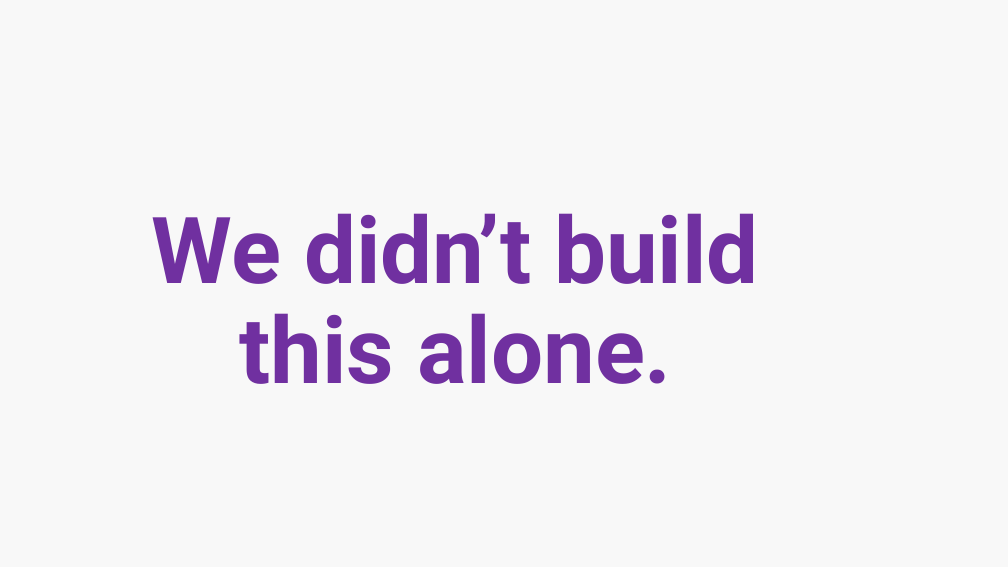
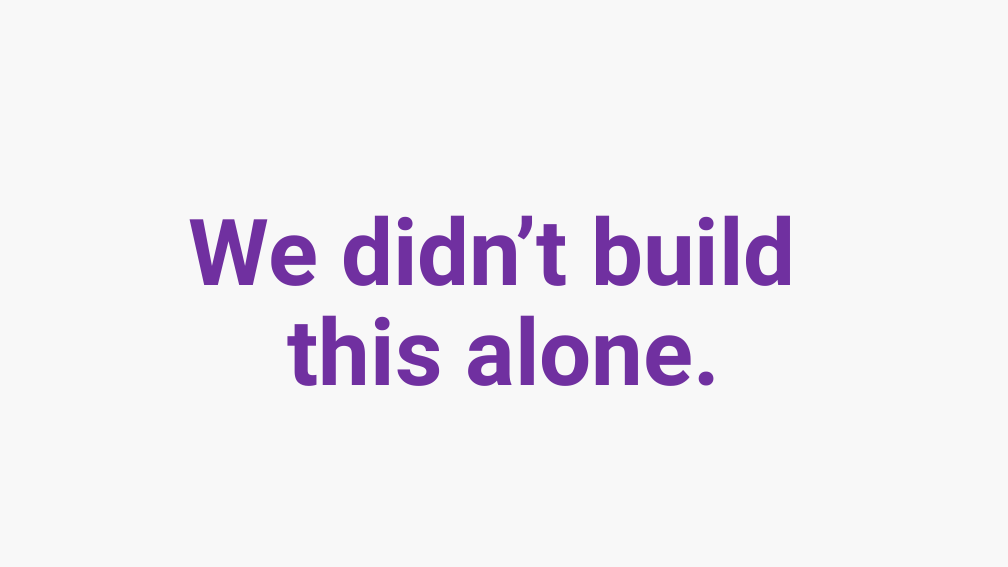
Before and after one commit to dotnet-presentations/home, a slide deck: slide 8 of WhatIsdotNET/WhatIsdotNET.pptx (slide 6 before the commit). Drawn at 1008x567 pixels with LibreOffice and Linux fonts; fonts in the diff are those of the drawing; background and template pictures are left out. Boxes give left, top, right and bottom in pixels: in the first picture for what was removed or moved away, otherwise in the second. Text is boxed around its words. In the diff, an @@ line names an element or a change of style, - is before the commit and + after.

```diff
--- a/WhatIsdotNET/WhatIsdotNET.pptx
+++ b/WhatIsdotNET/WhatIsdotNET.pptx
@@ text "We didn’t build this alone.": place and size @@
-text "We didn’t build this alone." at <box>152,213,759,384</box>
+text "We didn’t build this alone." at <box>189,215,796,386</box>
```
Also in this commit, not shown: 2 other slides changed, 2 slides added, 1 other file.
